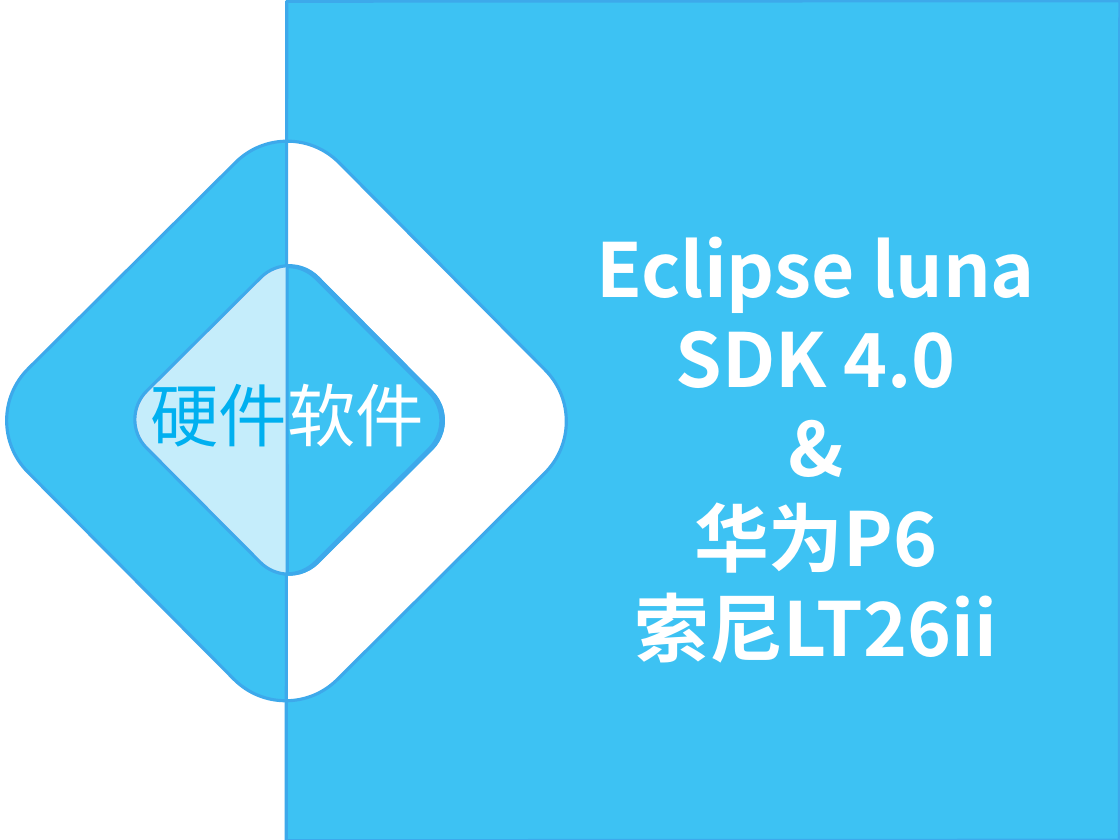
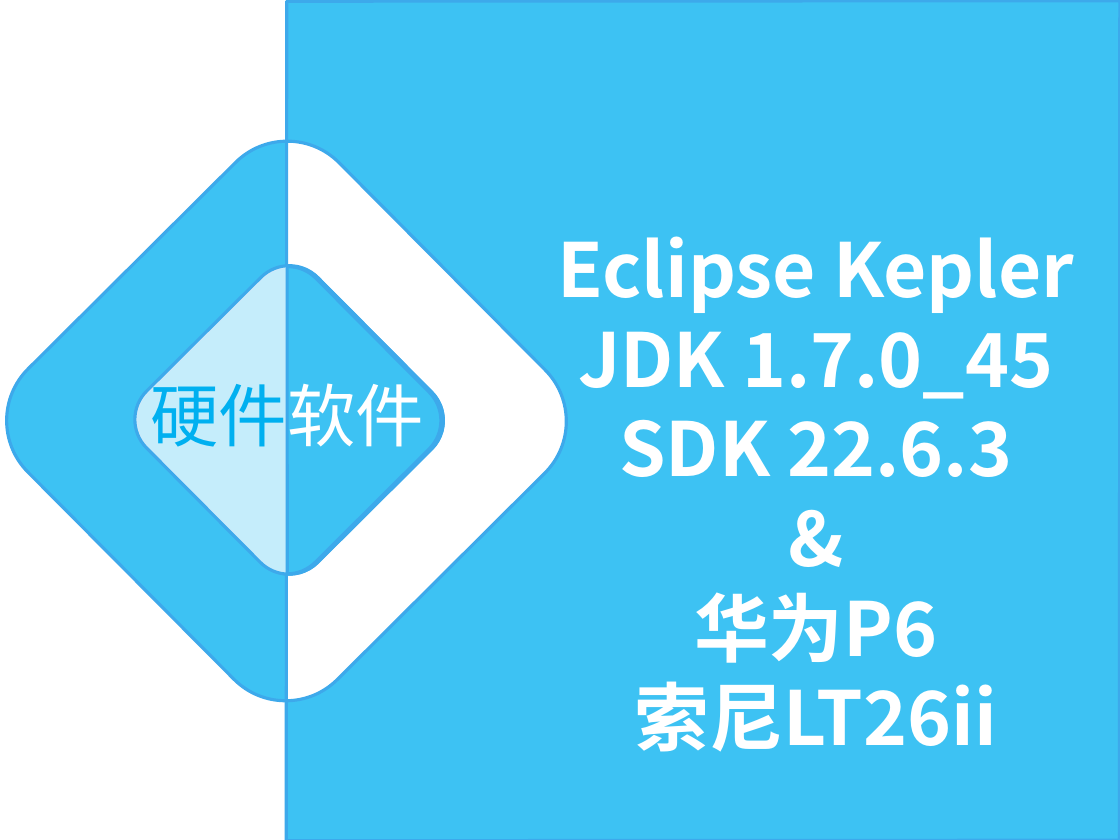
Before and after one commit to morning-ding/mathwork, a slide deck: slide 3 of 信安数基(1).ppt. Drawn at 1120x840 pixels with LibreOffice and Linux fonts; fonts in the diff are those of the drawing. Boxes give left, top, right and bottom in pixels: in the first picture for what was removed or moved away, otherwise in the second. Text is boxed around its words. In the diff, an @@ line names an element or a change of style, - is before the commit and + after.

Commit message:
修改ppt

```diff
--- a/信安数基(1).ppt
+++ b/信安数基(1).ppt
@@ text at [557,236,1074,477]: text changed @@
-Eclipse luna
-SDK 4.0
+Eclipse Kepler
+JDK 1.7.0_45
+SDK 22.6.3
```
